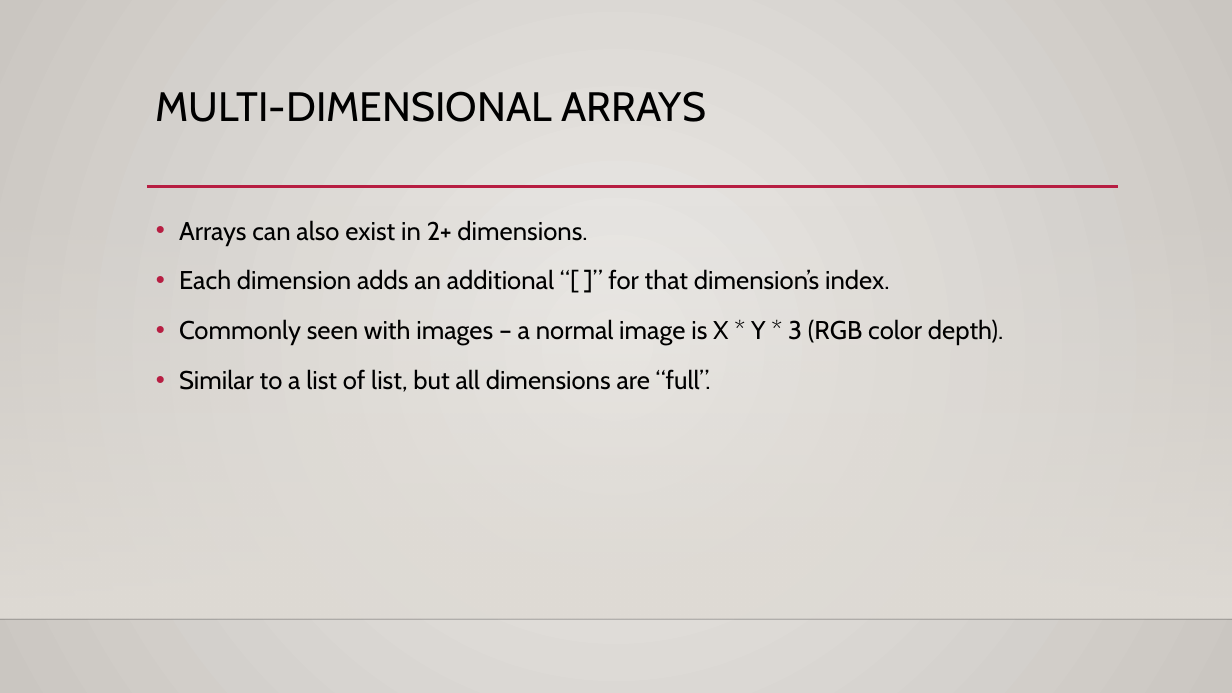
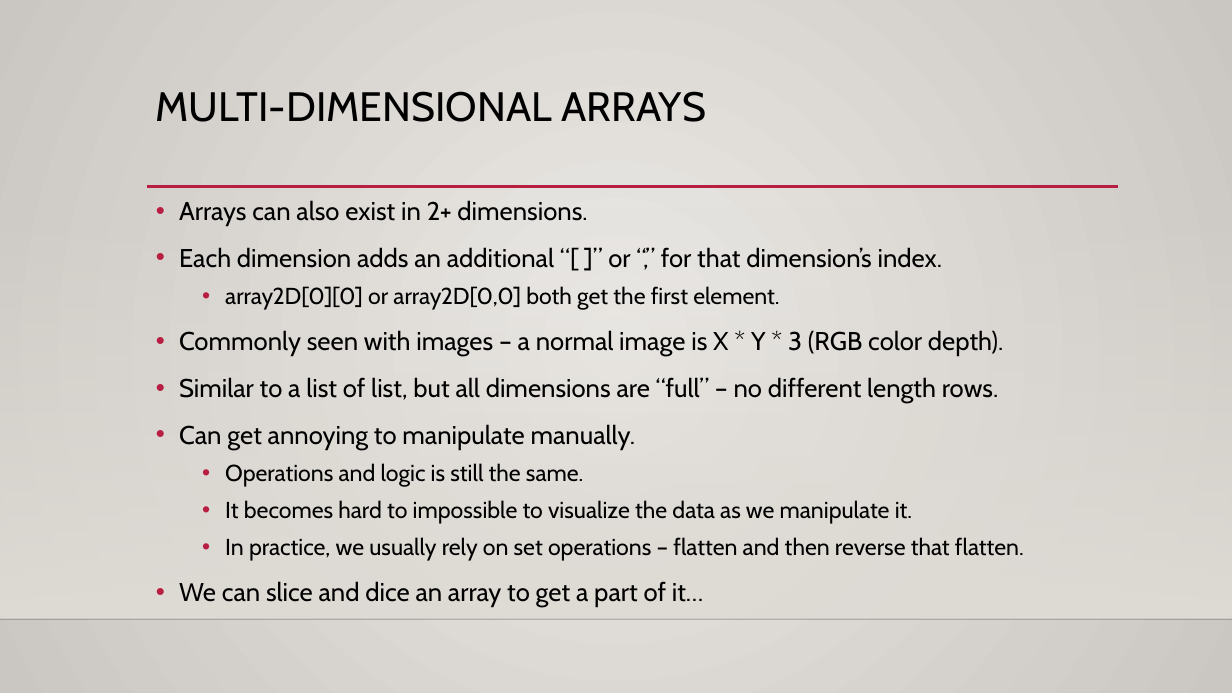
Before and after one commit to okohnkay/Programming_Basics_for_ML, a slide deck: slide 14 of course_material/slides/013_arrays.pptx (slide 13 before the commit). Drawn at 1232x693 pixels with LibreOffice and Linux fonts; fonts in the diff are those of the drawing; background and template pictures are left out. Boxes give left, top, right and bottom in pixels: in the first picture for what was removed or moved away, otherwise in the second. Text is boxed around its words. In the diff, an @@ line names an element or a change of style, - is before the commit and + after.

Commit message:
up

```diff
--- a/course_material/slides/013_arrays.pptx
+++ b/course_material/slides/013_arrays.pptx
@@ text "Arrays can also exist in ...": place and size @@
-text "Arrays can also exist in ..." at [179,220,1003,392]
+text "Arrays can also exist in ..." at [179,200,1024,607]
@@ text at [179,200,1003,356]: line spacing 1.2 to 1.1 @@
@@ text at [179,247,943,310]: text changed @@
-• Each dimension adds an additional “[ ]” for that dimension’s index.
+• Each dimension adds an additional “[ ]” or “,” for that dimension’s index.
+  • array2D[0][0] or array2D[0,0] both get the first element.
@@ text at [179,377,1024,607]: text changed; size 20 to 18 pt @@
-• Similar to a list of list, but all dimensions are “full”.
+• Similar to a list of list, but all dimensions are “full” – no different length rows.
+• Can get annoying to manipulate manually.
+  • Operations and logic is still the same.
+  • It becomes hard to impossible to visualize the data as we manipulate it.
+  • In practice, we usually rely on set operations – flatten and then reverse that flatten.
+• We can slice and dice an array to get a part of it…
```
Also in this commit, not shown: 3 other slides changed, 3 slides added.
